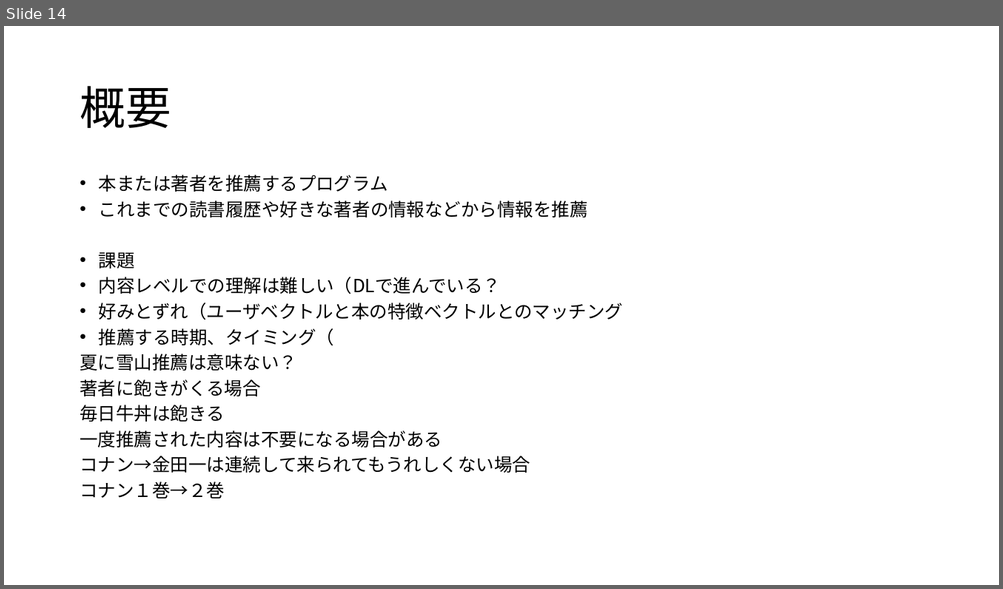
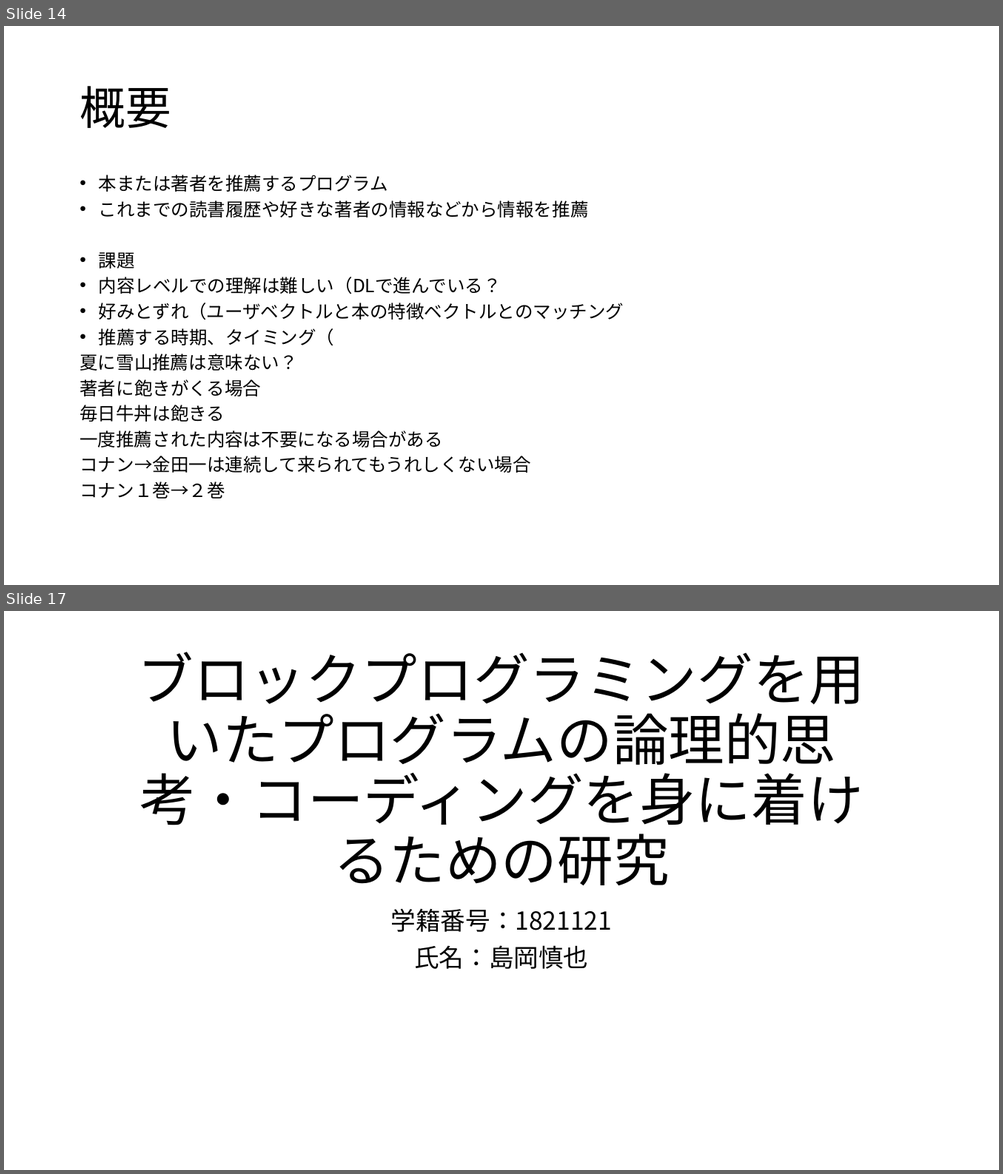
Before and after one commit to kait-takanolab/1821121-shimaoka-thesis, a slide deck: 1821121_shimaoka_sotsuken.pptx. Shown one above the other, each under a label of ours: slide 14 before the commit, slides 14 and 17 after it; the slides between them are not shown. The pictures are 1003x589 and 1003x1174 pixels, drawn with LibreOffice and Linux fonts; fonts in the diff are those of the drawing. Boxes give left, top, right and bottom in pixels: in the first picture for what was removed or moved away, otherwise in the second. Text is boxed around its words. In the diff, an @@ line names an element or a change of style, - is before the commit and + after.

Commit message:
Update 1821121_shimaoka_sotsuken.pptx
卒業研究タイトル案と関連研究について

```diff
--- a/1821121_shimaoka_sotsuken.pptx
+++ b/1821121_shimaoka_sotsuken.pptx
@@ slide 17 added at (4,611,999,1170), background #FFFFFF @@
@@ title added at (138,652,865,886), 54 pt, text #000000 @@
+ブロックプログラミングを用いたプログラムの論理的思考・コーディングを身に着けるための研究
@@ subtitle added at (391,908,612,969), 24 pt, text #000000 @@
+学籍番号：1821121
+氏名：島岡慎也
```
Also in this commit, not shown: 6 other slides added.
